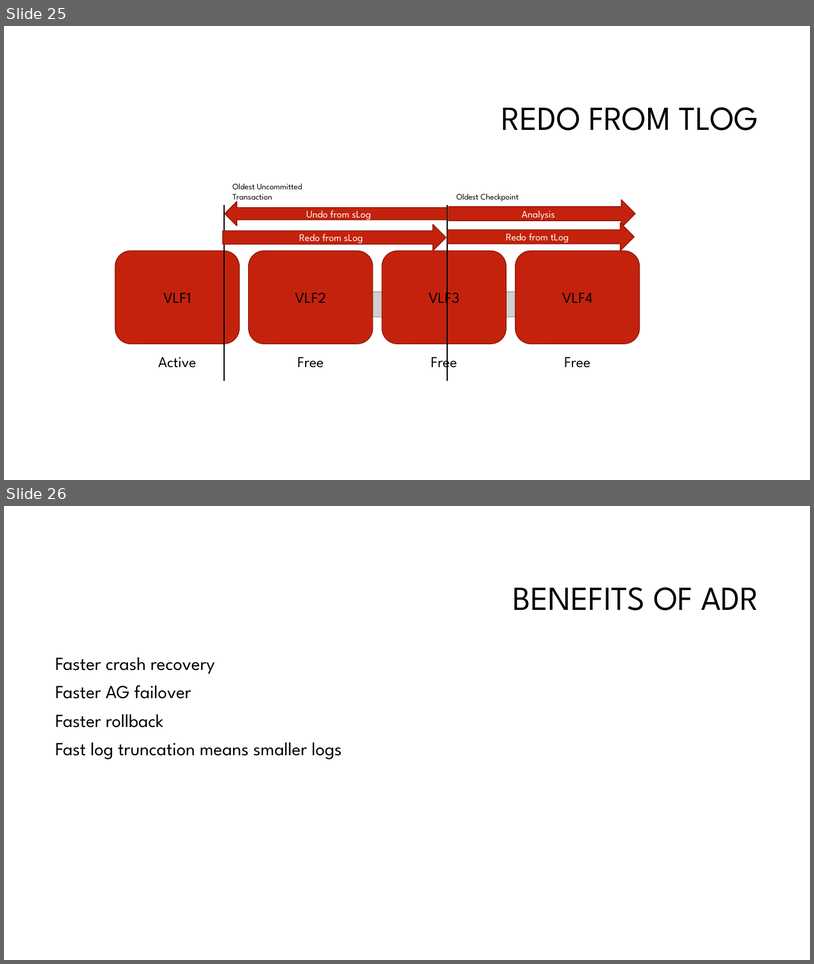
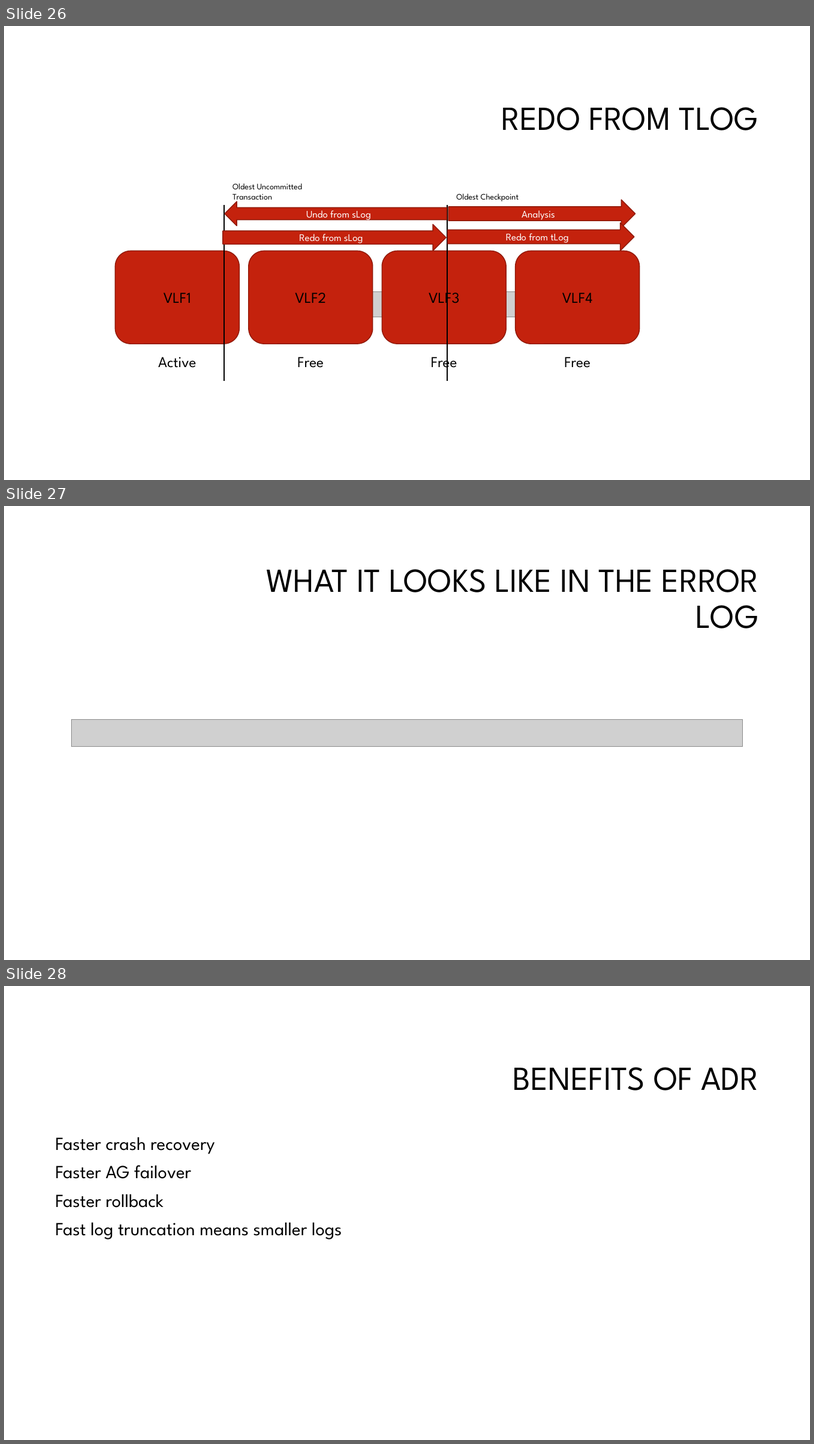
Before and after one commit to skreebydba/AcceleratedDatabaseRecovery, a slide deck: AcceleratedDatabaseRecovery/AcceleratedDatabaseRecovery.pptx. Shown one above the other, each under a label of ours: slides 25 and 26 before the commit, slides 26, 27 and 28 after it. The pictures are 814x964 and 814x1444 pixels, drawn with LibreOffice and Linux fonts; fonts in the diff are those of the drawing; grey boxes stand for pictures; background and template pictures are left out. Boxes give left, top, right and bottom in pixels: in the first picture for what was removed or moved away, otherwise in the second. Text is boxed around its words. In the diff, an @@ line names an element or a change of style, - is before the commit and + after.

Commit message:
Added reovery images
Added recovery images to PPT to reflect current demo

```diff
--- a/AcceleratedDatabaseRecovery/AcceleratedDatabaseRecovery.pptx
+++ b/AcceleratedDatabaseRecovery/AcceleratedDatabaseRecovery.pptx
@@ slide 27 added at [4, 506, 810, 960], background #FFFFFF @@
@@ title added at [266, 569, 759, 628], 40 pt, text #000000 @@
+WHAT IT LOOKS LIKE IN THE ERROR LOG
@@ picture added at [72, 719, 743, 746] @@
@@ what was slide 25 is now slide 26 @@
@@ what was slide 26 is now slide 28 @@
```
Also in this commit, not shown: 2 slides changed, 1 other slide added, 3 other files.
